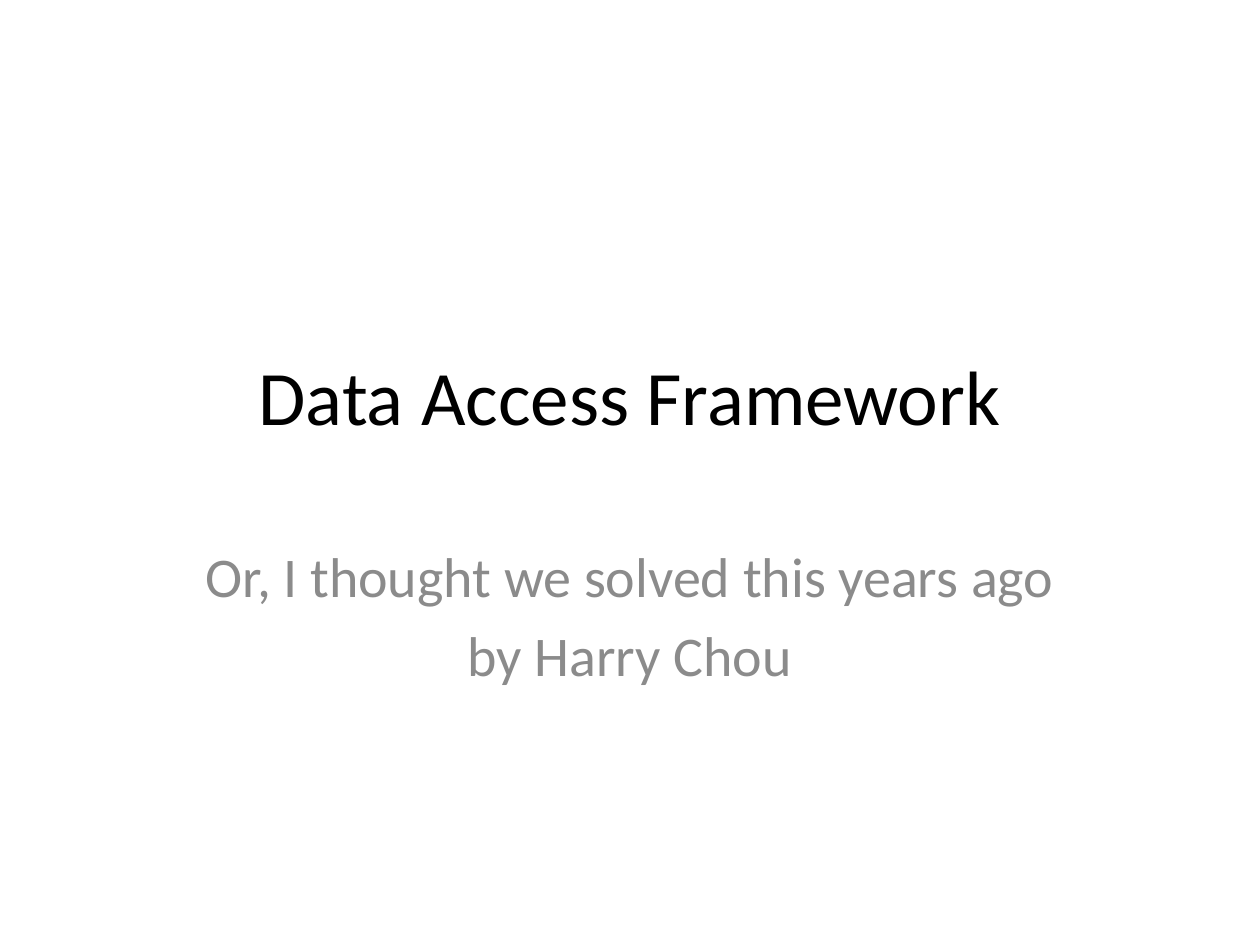
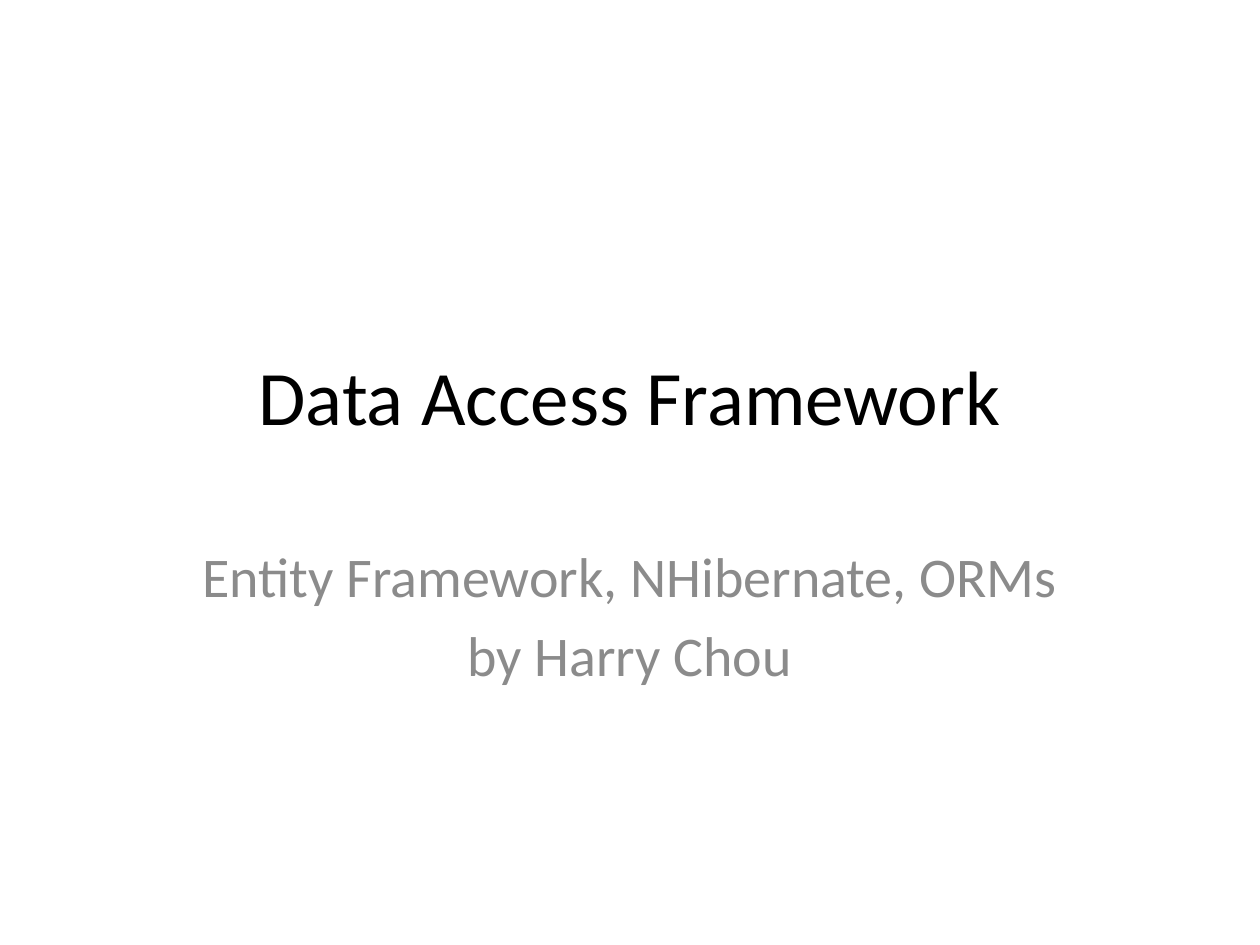
Before and after one commit to harrychou/Notes, a slide deck: slide 1 of Data Access Framework.pptx. Drawn at 1260x945 pixels with LibreOffice and Linux fonts; fonts in the diff are those of the drawing. Boxes give left, top, right and bottom in pixels: in the first picture for what was removed or moved away, otherwise in the second. Text is boxed around its words. In the diff, an @@ line names an element or a change of style, - is before the commit and + after.

```diff
--- a/Data Access Framework.pptx
+++ b/Data Access Framework.pptx
@@ subtitle at box(202, 558, 1056, 606): text changed @@
-Or, I thought we solved this years ago
+Entity Framework, NHibernate, ORMs
```
Also in this commit, not shown: 1 other slide changed, 6 slides added, 1 slide removed, 2 other files.
